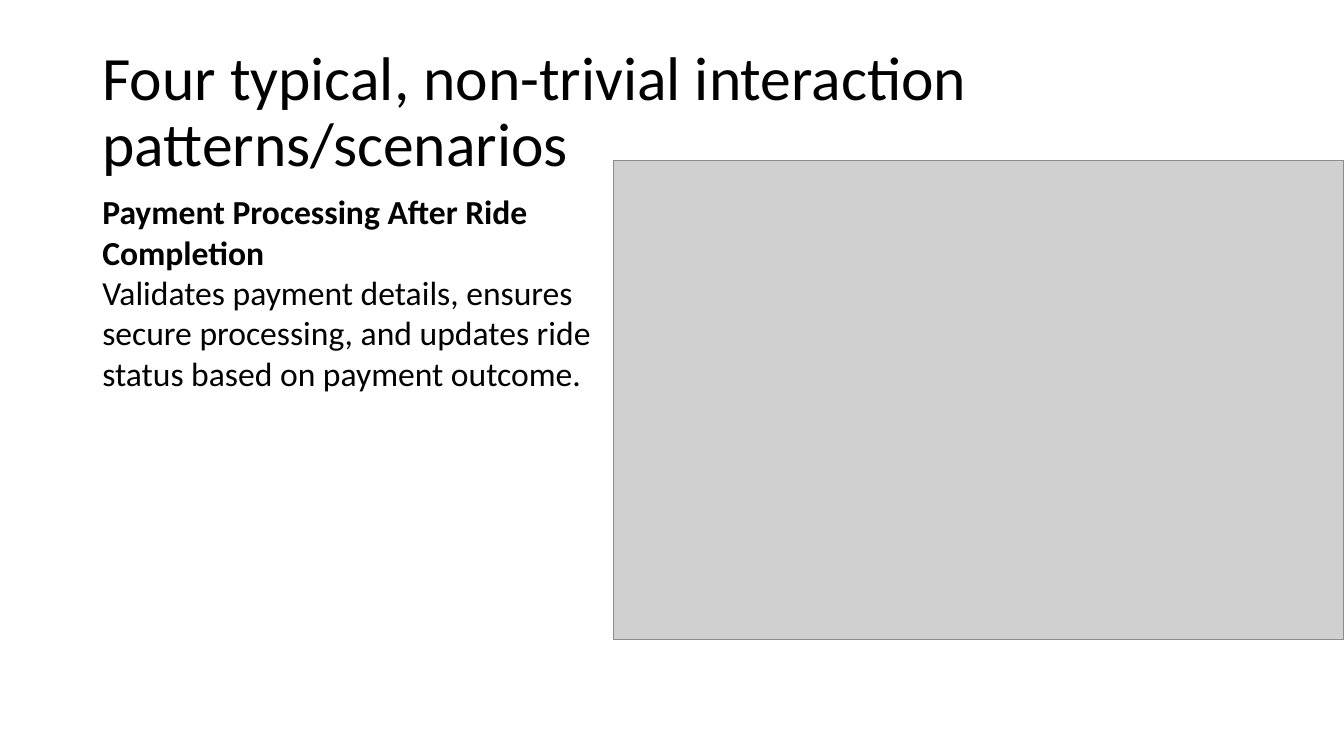
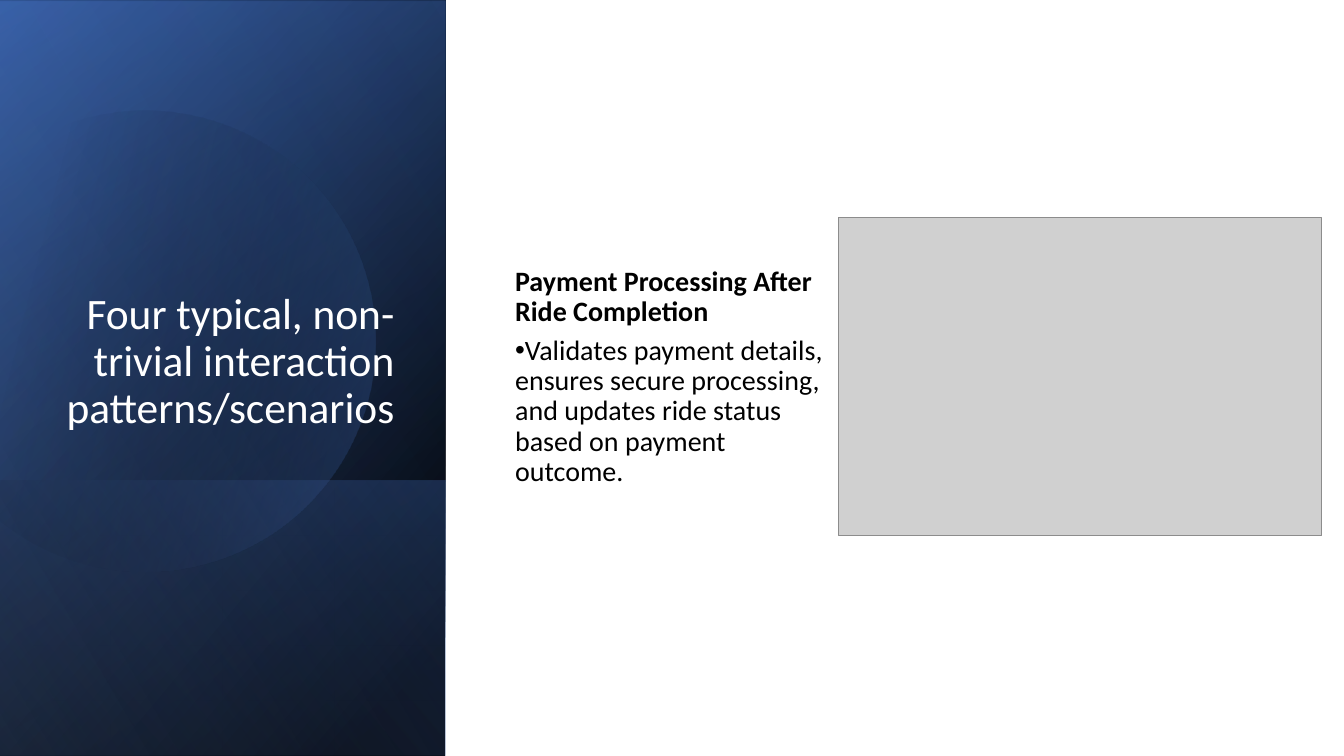
Before and after one commit to CheetoBuri/SE_SmartRide, a slide deck: slide 27 of 523K0010_523K0013.pptx. Drawn at 1344x756 pixels with LibreOffice and Linux fonts; fonts in the diff are those of the drawing; grey boxes stand for pictures. Boxes give left, top, right and bottom in pixels: in the first picture for what was removed or moved away, otherwise in the second. Text is boxed around its words. In the diff, an @@ line names an element or a change of style, - is before the commit and + after.

```diff
--- a/523K0010_523K0013.pptx
+++ b/523K0010_523K0013.pptx
@@ rectangle added at [0,0,446,756], fill gradient #000000 to #2F5597 @@
@@ rectangle added at [0,1,446,756], fill gradient #000000 to #4472C4 @@
@@ rectangle added at [0,0,446,755], fill gradient #000000 to #8FAADC @@
@@ freeform shape added at [0,56,431,618], fill gradient #000000 to #4472C4 @@
@@ title "Four typical, non-trivial interaction patterns/scenarios": place and size @@
-title "Four typical, non-trivial interaction patterns/scenarios" at [102,57,966,176]
+title "Four typical, non-trivial interaction patterns/scenarios" at [67,299,395,430]
@@ title "Four typical, non-trivial interaction patterns/scenarios" at [67,299,395,430]: size 44 to 31 pt, text colour #000000 to #FFFFFF; alignment left to right; vertical alignment middle to bottom @@
@@ text "Payment Processing After Ride Completion": place and size @@
-text "Payment Processing After Ride Completion" at [102,200,591,392]
+text "Payment Processing After Ride Completion" at [515,271,823,482]
@@ text "Payment Processing After Ride Completion" at [515,271,823,482]: size 24 to 20 pt; line spacing 1 to 0.9; more space between paragraphs; bullet none to •; vertical alignment top to middle @@
@@ picture: place and size @@
-picture at [614,160,1344,640]
+picture at [839,218,1323,535]
@@ rectangle added at [0,480,446,756], fill gradient #4472C4 to #000000 @@
```
Also in this commit, not shown: 29 other slides changed.
